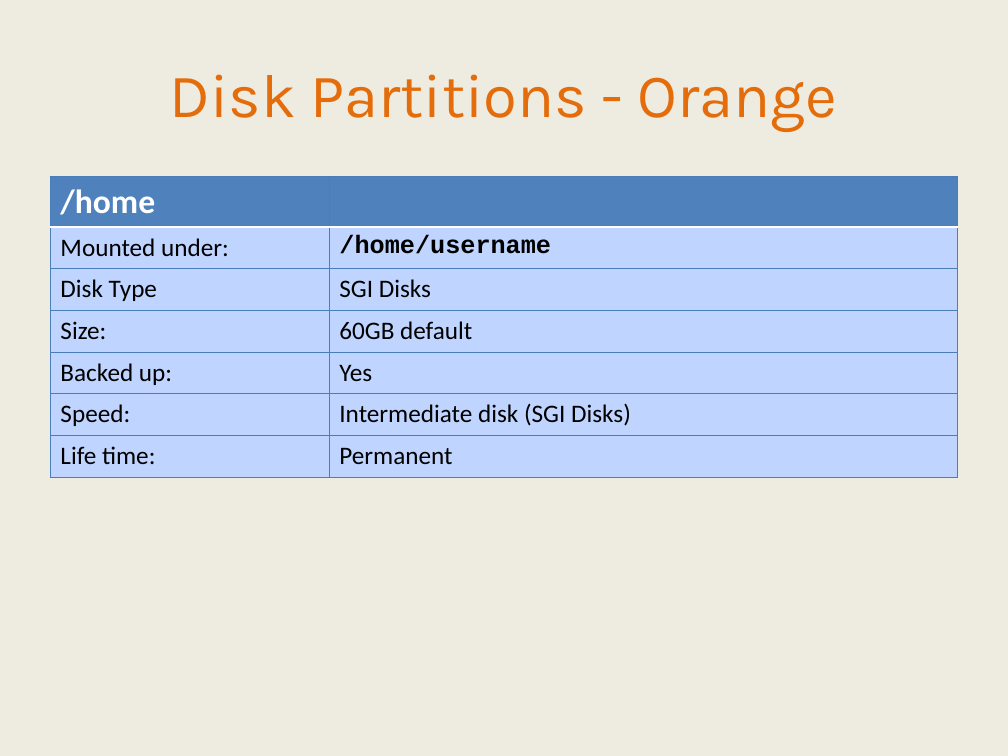
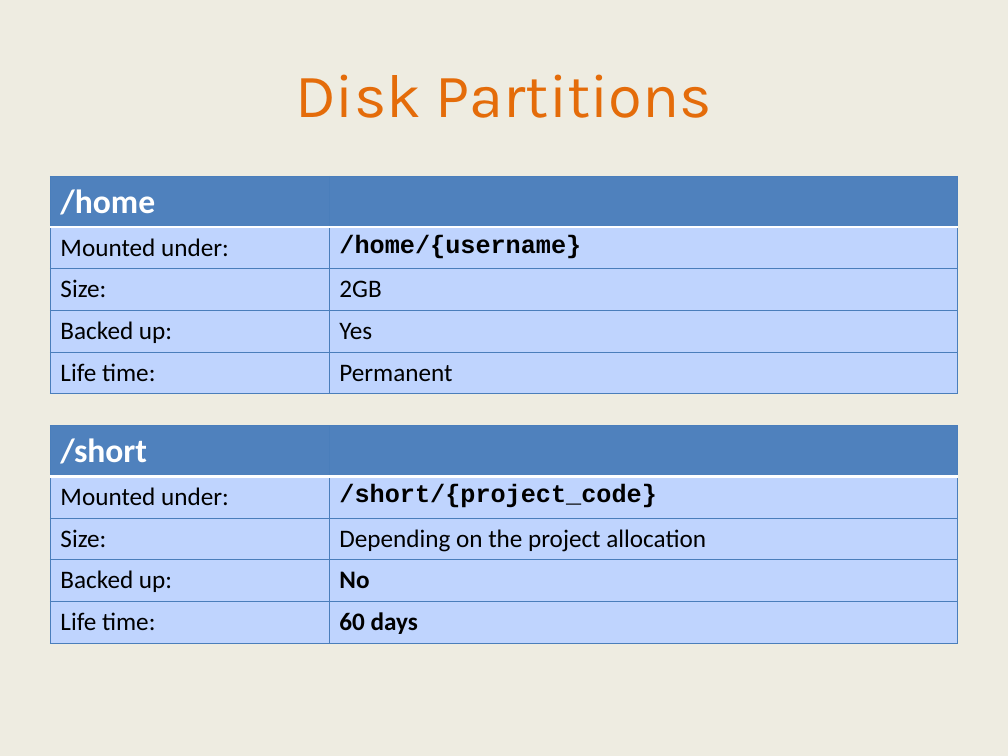
Before and after one commit to IntersectAustralia/TrainingMaterials, a slide deck: slide 36 of hpc1/03 HPC - Slides.pptx (slide 39 before the commit). Drawn at 1008x756 pixels with LibreOffice and Linux fonts; fonts in the diff are those of the drawing. Boxes give left, top, right and bottom in pixels: in the first picture for what was removed or moved away, otherwise in the second. Text is boxed around its words. In the diff, an @@ line names an element or a change of style, - is before the commit and + after.

```diff
--- a/hpc1/03 HPC - Slides.pptx
+++ b/hpc1/03 HPC - Slides.pptx
@@ text at box(295, 74, 712, 118): text changed @@
-Disk Partitions - Orange
+Disk Partitions
@@ table at box(50, 176, 958, 394) @@
-row 2: Mounted under: | /home/username
-row 3: Disk Type | SGI Disks
-row 4: Size: | 60GB default
+row 2: Mounted under: | /home/{username}
+row 3: Size: | 2GB
-row 6: Speed: | Intermediate disk (SGI Disks)
@@ table added at box(50, 425, 958, 643), 5 rows, 2 columns @@
+/short | 
+Mounted under: | /short/{project_code}
+Size: | Depending on the project allocation
+Backed up: | No
+Life time: | 60 days
```
Also in this commit, not shown: 19 other slides changed, 2 slides added, 10 slides removed, 5 other files.
